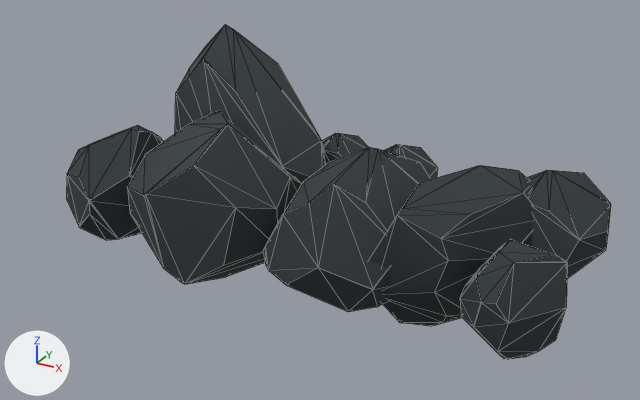
The glTF model public/assets/models/coal.glb as it was, and as the next commit left it.
Rendered twice from a 50 mm lens placed at (0.843, -1.44, 0.813), pointed at (0.085, -0.062, 0.124). The lights are fixed; the arrows at lower left show +X, +Y and +Z. Mesh edges are drawn as thin lines. Where no turn or scale is listed for an object, it has been applied to the vertices. Vertices at the same position are counted once.

Objects in the first picture: 'rock.002'.
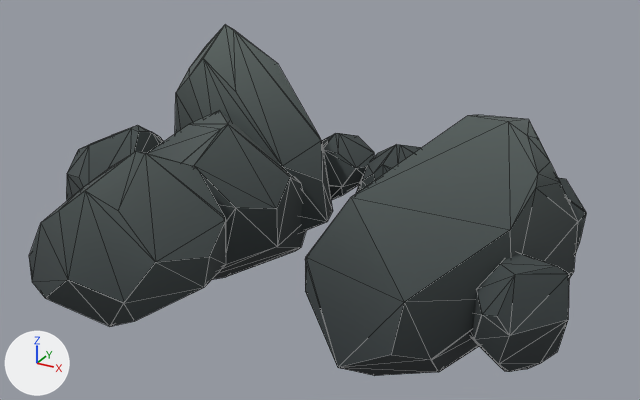
Where the newer file only moved an object's origin or applied its transform, the numbers keep the older frame.

Patch to the scene script:
```diff
--- a/public/assets/models/coal.glb.py
+++ b/public/assets/models/coal.glb.py
@@ me_rock_002 @@
 # used by ob_rock_002; location = (0.511, 0.148, 0.026)
-me_rock_002.from_pydata(...)  # 462 vertices, 880 faces; spans x -0.979..0.083, y -0.411..0.257, z -0.106..0.376
+me_rock_002.from_pydata(...)  # 462 vertices, 880 faces; spans x -0.979..0.085, y -0.669..0.257, z -0.117..0.376
+# me_rock_002 part 1: the loose piece of 42 vertices spanning x -0.889..-0.458, y -0.195..0.048, z -0.086..0.376 is multiplied about its middle by the matrix ((0.444, 0.082, 0.101), (0.082, 0.726, 0.001), (0.101, 0.001, 0.355)), then moved by (-0.066, 0.132, -0.095)
+# me_rock_002 part 2: the loose piece of 42 vertices spanning x -0.927..-0.802, y 0.127..0.257, z -0.003..0.116 is multiplied about its middle by the matrix ((2.663, 1.856, -0.978), (-1.543, 1.094, -0.134), (-0.991, -0.085, 3.962)), then moved by (0.18, -0.268, 0.079)
+# me_rock_002 part 3: the loose piece of 42 vertices spanning x -0.521..-0.163, y -0.391..-0.058, z -0.084..0.223 is moved by (-0.313, -0.278, 0.027)
+# me_rock_002 part 4: the loose piece of 42 vertices spanning x -0.103..0.075, y -0.374..-0.19, z -0.068..0.127 is moved by (0.01, -0.022, -0.008)
+# me_rock_002 part 5: the loose piece of 42 vertices spanning x -0.274..-0.03, y -0.35..0.038, z -0.106..0.183 is multiplied about its middle by the matrix ((1.148, -0.887, -0.235), (-0.869, -1.172, 0.176), (-0.294, 0.001, -1.44)), then moved by (0.02, -0.075, 0.04)
+# me_rock_002 part 6: the loose piece of 42 vertices spanning x -0.158..0.083, y -0.114..0.121, z -0.049..0.16 is multiplied about its middle by the matrix ((0.977, 0.0, 0.212), (0.034, 0.987, -0.156), (-0.21, 0.16, 0.965)), then moved by (-0.053, 0.02, -0.015)
+# me_rock_002 part 7: texture (UV) coordinates of 880 of 880 faces, centred in x -0.975..0.076, y -0.408..0.257, z -0.097..0.347, changed; they spanned u 0.3..0.42, v 0.05..0.1 and now span u 0.31..0.41, v 0.03..0.24
 me_rock_002.materials.append(mat_gradient_map_001)
```

Boxes [x1, y1, x2, y2] around the edits, measured in the pictures (640 x 400 px; the box of a moved part takes in the faces that stretch with it):
'rock.002', reshaped, surface changed (black to grey): before [66, 25, 611, 359]; after [29, 25, 586, 376]
part 1 of me_rock_002, moved or reshaped (not visible afterwards): before [175, 25, 325, 184]
part 2 of me_rock_002, moved or reshaped (not visible before): after [175, 25, 333, 232]
part 3 of me_rock_002, moved or reshaped: before [263, 147, 430, 312]; after [29, 151, 226, 326]
part 4 of me_rock_002, moved or reshaped: before [460, 239, 567, 359]; after [469, 252, 569, 372]
part 5 of me_rock_002, moved or reshaped: before [369, 165, 533, 326]; after [305, 115, 578, 376]
part 6 of me_rock_002, moved or reshaped: before [526, 170, 611, 278]; after [558, 178, 586, 254]
part 7 of me_rock_002, surface changed (black to grey): before [66, 110, 437, 284]; after [66, 110, 421, 279]
